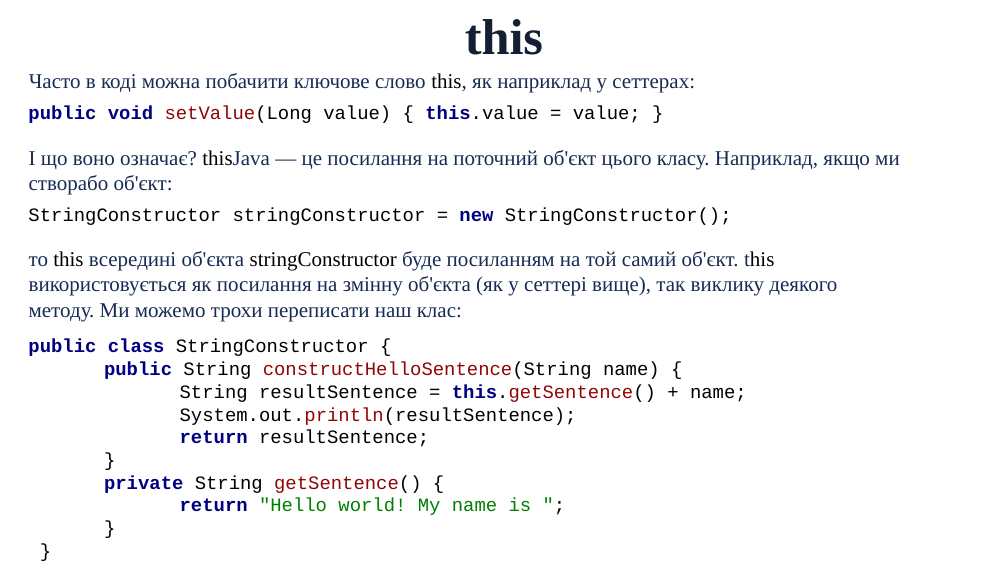
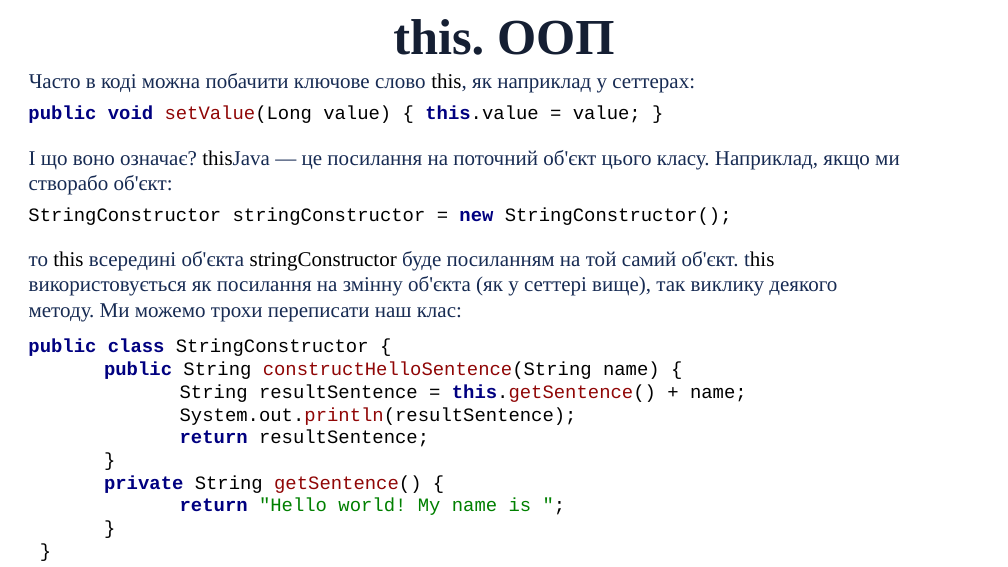
Before and after one commit to arg3ntuum/JavaCourse, a slide deck: slide 19 of Java Урок 6 Методи.pptx. Drawn at 1008x567 pixels with LibreOffice and Linux fonts; fonts in the diff are those of the drawing. Boxes give left, top, right and bottom in pixels: in the first picture for what was removed or moved away, otherwise in the second. Text is boxed around its words. In the diff, an @@ line names an element or a change of style, - is before the commit and + after.

```diff
--- a/Java Урок 6 Методи.pptx
+++ b/Java Урок 6 Методи.pptx
@@ text at (393, 19, 614, 55): text changed @@
-this
+this. ООП
```
Also in this commit, not shown: 4 other slides changed, 5 other files.
